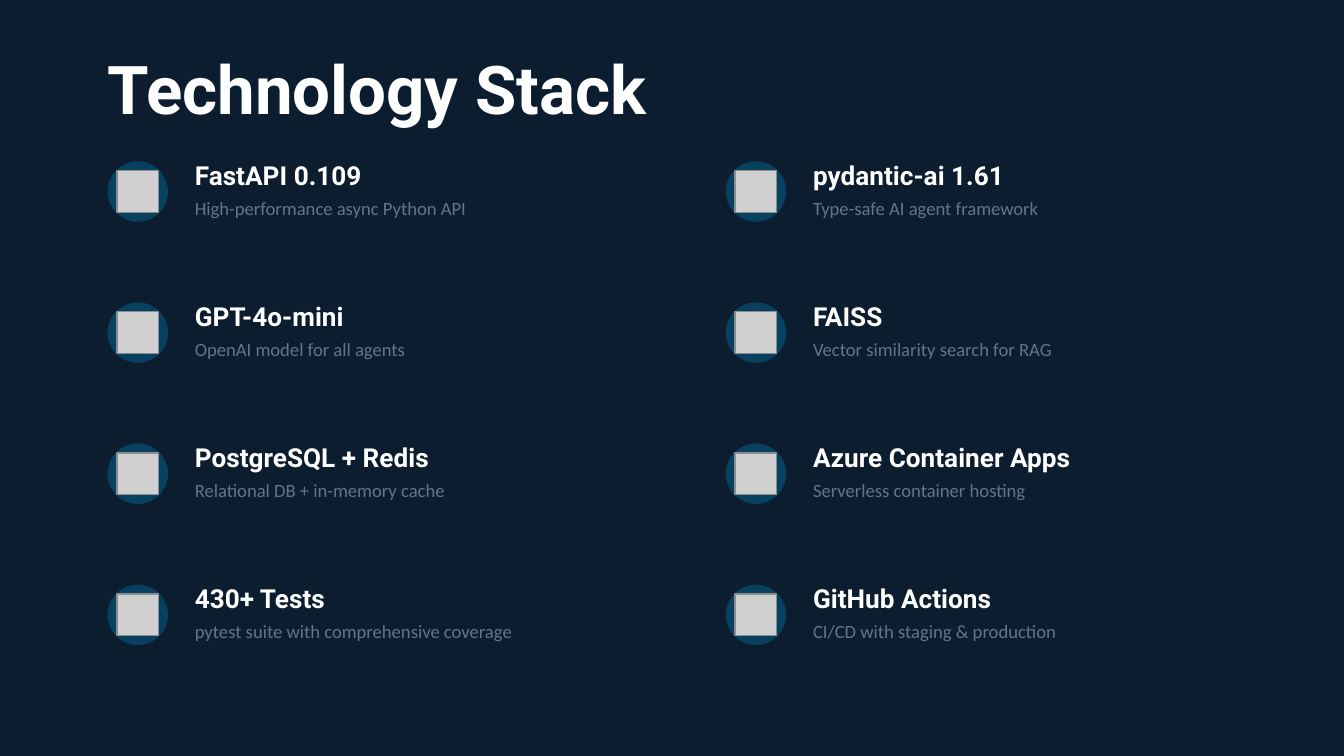
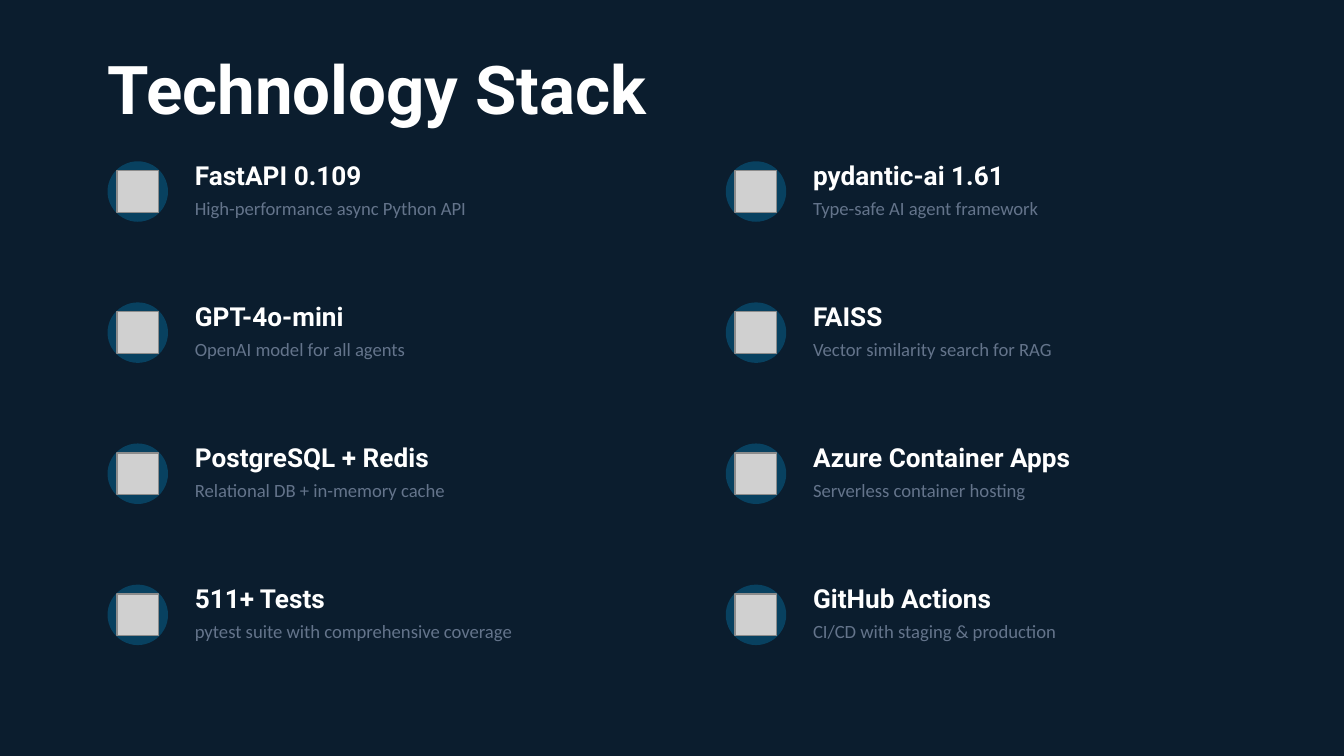
Before and after one commit to dharmendra-verma/smartshop-ai, a slide deck: slide 7 of docs/SmartShop_AI_Demo.pptx. Drawn at 1344x756 pixels with LibreOffice and Linux fonts; fonts in the diff are those of the drawing; grey boxes stand for pictures. Boxes give left, top, right and bottom in pixels: in the first picture for what was removed or moved away, otherwise in the second. Text is boxed around its words. In the diff, an @@ line names an element or a change of style, - is before the commit and + after.

```diff
--- a/docs/SmartShop_AI_Demo.pptx
+++ b/docs/SmartShop_AI_Demo.pptx
@@ text at (x1=195, y1=589, x2=325, y2=609): text changed @@
-430+ Tests
+511+ Tests
```
Also in this commit, not shown: 2 other slides changed, 10 other files.
